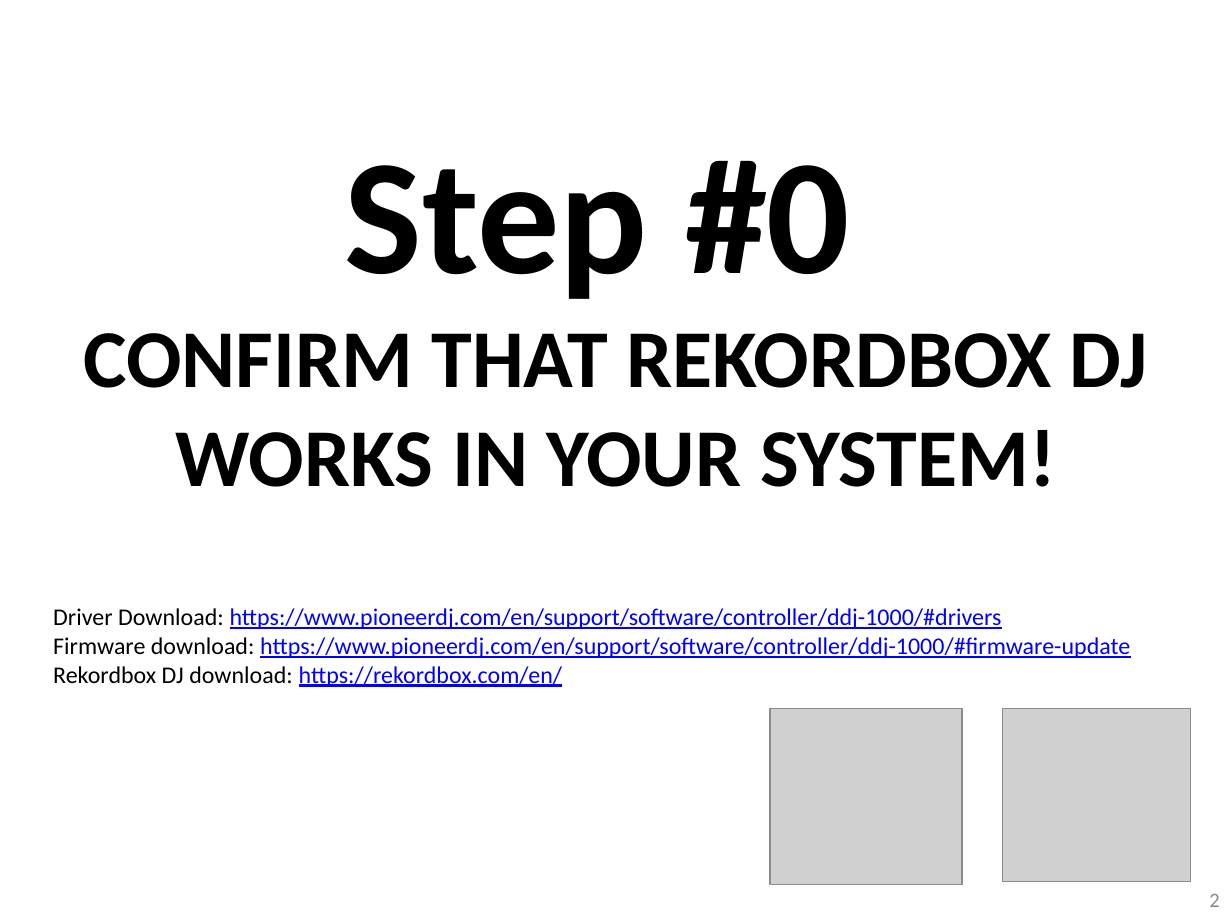
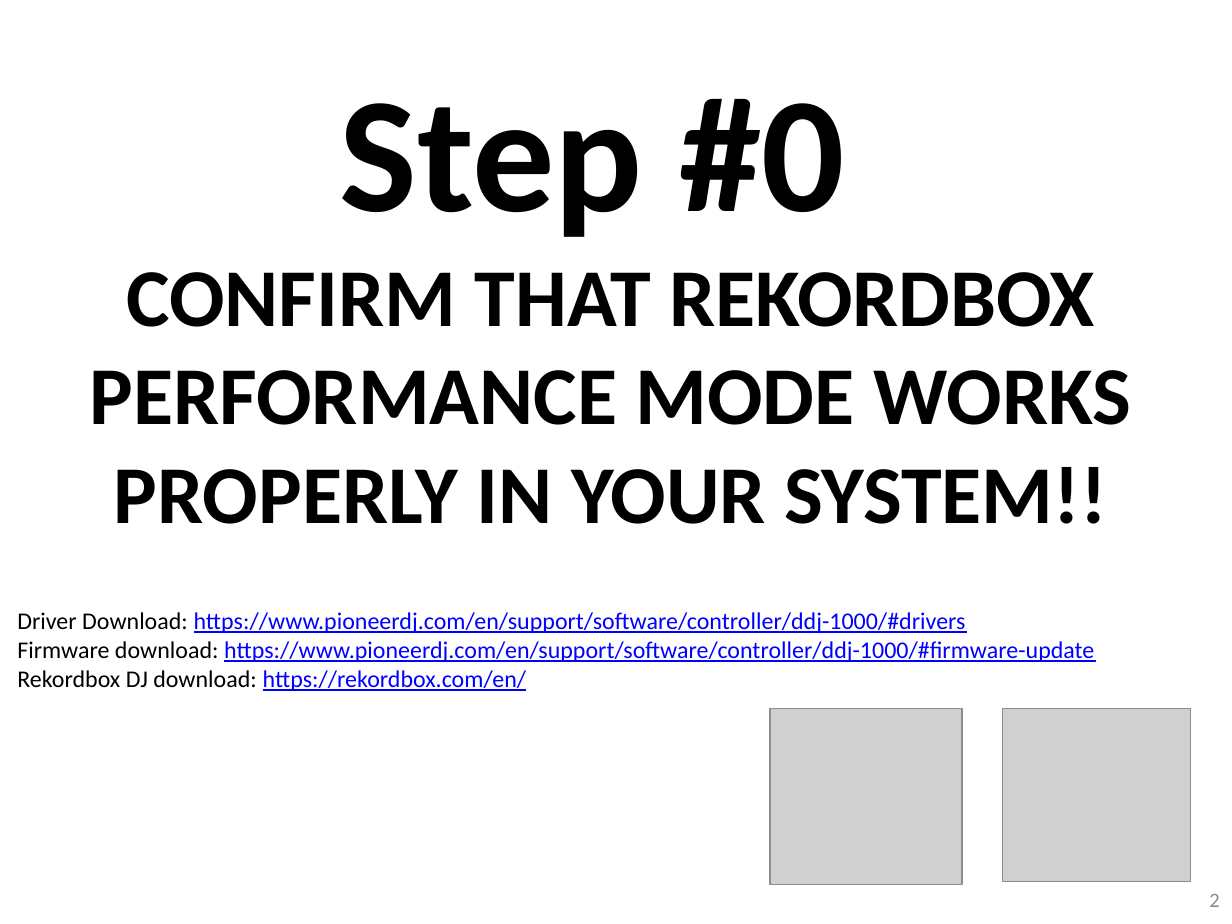
Before and after one commit to pestrela/music, a slide deck: slide 2 of traktor/mapping_ddj_1000/Support files/Source files/DDJ-1000 - Installation Guide.pptx. Drawn at 1232x924 pixels with LibreOffice and Linux fonts; fonts in the diff are those of the drawing; grey boxes stand for pictures. Boxes give left, top, right and bottom in pixels: in the first picture for what was removed or moved away, otherwise in the second. Text is boxed around its words. In the diff, an @@ line names an element or a change of style, - is before the commit and + after.

```diff
--- a/traktor/mapping_ddj_1000/Support files/Source files/DDJ-1000 - Installation Guide.pptx
+++ b/traktor/mapping_ddj_1000/Support files/Source files/DDJ-1000 - Installation Guide.pptx
@@ text "Step #0": place and size @@
-text "Step #0" at bbox=[53, 161, 1148, 687]
+text "Step #0" at bbox=[17, 99, 1131, 691]
@@ text at bbox=[90, 272, 1131, 524]: text changed @@
-CONFIRM THAT REKORDBOX DJ WORKS IN YOUR SYSTEM!
+CONFIRM THAT REKORDBOX PERFORMANCE MODE WORKS PROPERLY IN YOUR SYSTEM!!
```
Also in this commit, not shown: 8 other slides changed, 5 slides added, 3 other files.
